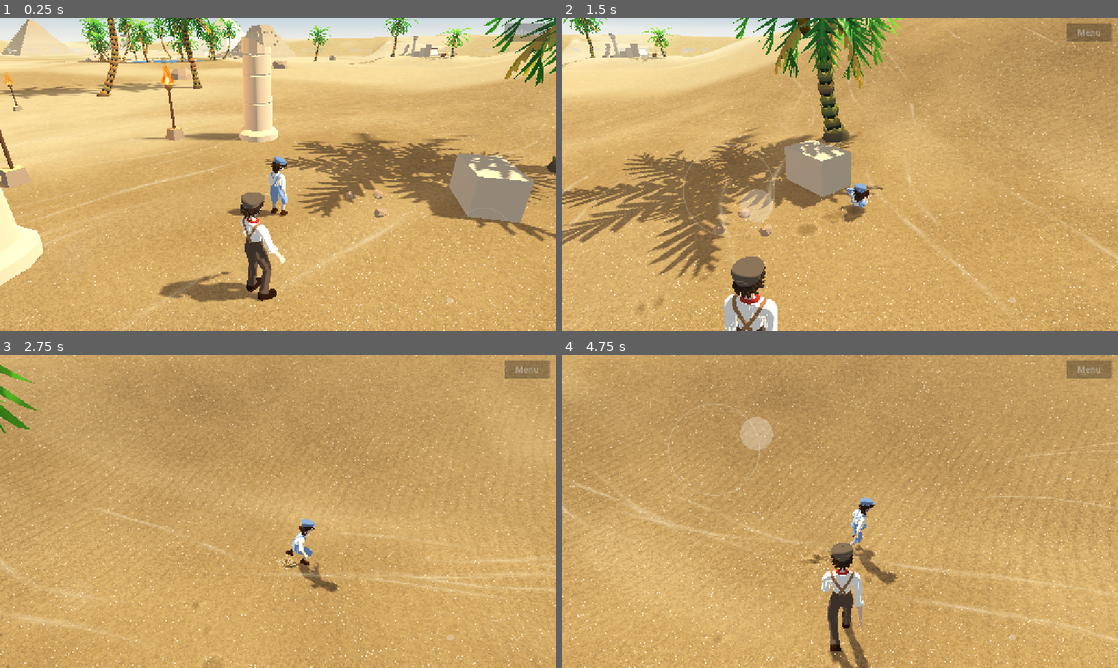
Above: before the commit, frames 1-4 (two rows, left to right).
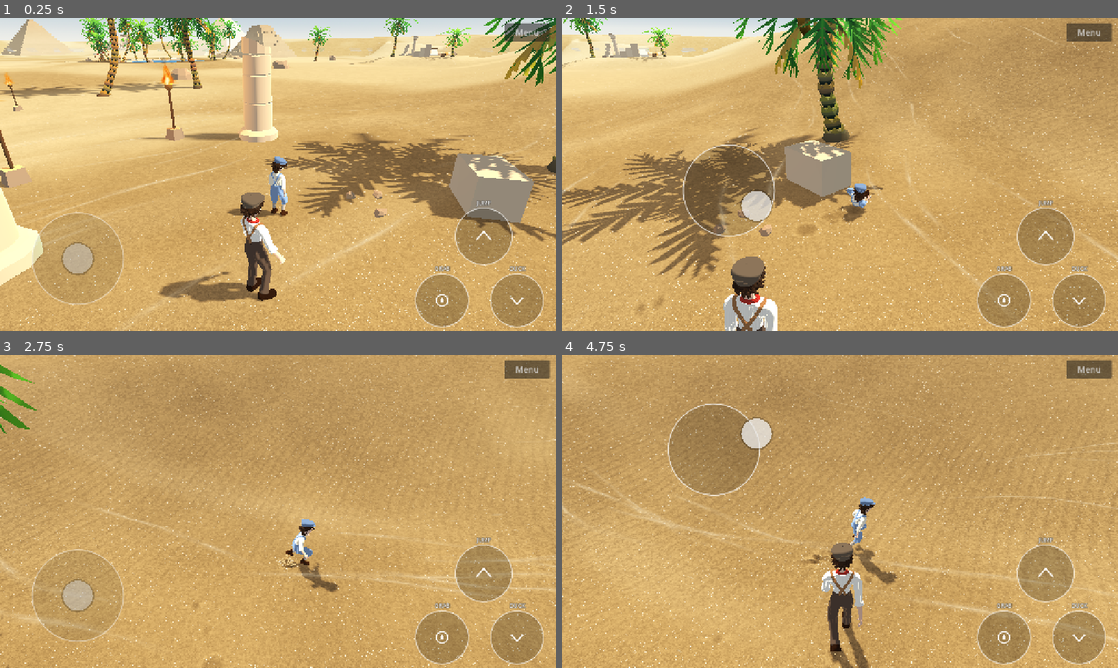
Above: after the commit, the same moments.

Repository: Sclondon/Outside
Game: Godot game, scene res://desert.tscn
The game is run twice, just before and just after one commit, with the same random seed, the same clock (stepped at 60 frames per second) and the same inputs.
Inputs (mouse positions are in pixels of both pictures, inside the frame that each line leads up to):
- Up to frame 1 (0.25 s): no input
- Up to frame 2 (1.5 s): move the mouse to (962, 158) at 0.52 s; hold D (move_right) 0.53-1.25 s; hold E (act) 0.53-1.25 s; click (962, 158) at 0.67 s; tap Space (jump) at 0.77, 1.07 s; tap C (duck) at 0.8 s; drag from (728, 190) to (812, 237) at 1.27 s
- Up to frame 3 (2.75 s): move the mouse to (333, 442) at 2.02 s; hold D (move_right) from 2.03 s (still down); hold Space (jump) from 2.03 s (still down); tap E (act) at 2.3 s
- Up to frame 4 (4.75 s): release D (move_right) at 2.75 s; release Space (jump) at 2.75 s; drag from (812, 574) to (673, 464) at 2.77 s; move the mouse to (1006, 558) at 3.52 s; hold A (move_left) 3.53-4.25 s; hold C (duck) 3.53-4.25 s; tap Space (jump) at 3.77, 3.8, 4.07 s; drag from (673, 464) to (756, 433) at 4.27 s

The runs differ from the first frame. In frame 1, 5.3% of the frame differs, in the area x 5-99%, y 1-99%; in frame 2, 6.3%; in frame 3, 5.4%; in frame 4, 8.8%, in the area x 19-99%, y 1-99%.

Commit message:
Touch controls that can be seen on sand, and say what they are; web build of everything so far
On bright sand the stick and buttons, drawn as faint white lines, could not be
seen at all. They are now drawn on a dark ground with a clear line, larger,
marked JUMP, DUCK and GRAB, and always shown in a browser.

Web build: hair and faces, camels, pyramids and the mirage, plants, sand, the
jump and the roll.

Co-Authored-By: Claude Opus 5.5 <noreply@anthropic.com>
Claude-Session: https://claude.ai/code/session_01Wpcj1fnjKX742t8S5R6KU5

Diff:
--- a/scripts/menu.gd
+++ b/scripts/menu.gd
@@ -38,7 +38,7 @@
 	set_anchors_and_offsets_preset(Control.PRESET_FULL_RECT)
 
 	var open := _button("Menu", func() -> void: _set_open(not _panel.visible))
-	open.modulate.a = 0.55
+	open.modulate.a = 0.9
 	open.anchor_left = 1.0
 	open.anchor_right = 1.0
 	open.offset_left = -118.0
--- a/scripts/touch_controls.gd
+++ b/scripts/touch_controls.gd
@@ -46,8 +46,9 @@
 
 func _ready() -> void:
 	mouse_filter = Control.MOUSE_FILTER_IGNORE
-	# Only advertise the controls on devices that can actually use them.
-	_hint_alpha = 1.0 if DisplayServer.is_touchscreen_available() else 0.0
+	# Shown on anything with a touch screen, and on the web always: a phone's browser
+	# does not always own up to having one. (Elsewhere they appear at the first touch.)
+	_hint_alpha = 1.0 if DisplayServer.is_touchscreen_available() or OS.has_feature("web") else 0.0
 
 
 func _input(event: InputEvent) -> void:
@@ -71,7 +72,7 @@
 
 
 func _button_radius() -> float:
-	return stick_radius * 0.5
+	return stick_radius * 0.58
 
 
 ## Duck sits under the thumb's resting place, act beside it.
@@ -80,7 +81,7 @@
 
 
 func _act_centre() -> Vector2:
-	return Vector2(size.x * 0.81, size.y - size.x * 0.055)
+	return Vector2(size.x * 0.795, size.y - size.x * 0.055)
 
 
 func _press(index: int, pos: Vector2) -> void:
@@ -155,27 +156,38 @@
 func _draw() -> void:
 	if _hint_alpha <= 0.0:
 		return
+	# Everything is drawn twice over: a dark ground and a pale line on it, so
+	# that it shows on bright sand as well as in the dark.
 	var rest := Vector2(size.x * 0.14, size.y - size.x * 0.13)
 	var origin := _stick_origin if _stick_index != -1 else rest
 	var knob := _stick_knob if _stick_index != -1 else rest
-	var ring := Color(tint, lerpf(0.07, 0.22, _stick_alpha))
-	draw_arc(origin, stick_radius, 0.0, TAU, 48, ring, 2.0, true)
-	draw_circle(knob, stick_radius * 0.36, Color(tint, lerpf(0.05, 0.28, _stick_alpha)))
+	draw_circle(origin, stick_radius, Color(0.0, 0.0, 0.0, lerpf(0.1, 0.16, _stick_alpha)))
+	draw_arc(origin, stick_radius, 0.0, TAU, 48, Color(tint, lerpf(0.45, 0.7, _stick_alpha)), 2.5, true)
+	draw_circle(knob, stick_radius * 0.36, Color(0.0, 0.0, 0.0, 0.22))
+	draw_circle(knob, stick_radius * 0.33, Color(tint, lerpf(0.4, 0.7, _stick_alpha)))
 
 	var jump_centre := Vector2(size.x * 0.87, size.y - size.x * 0.17)
 	_draw_button(jump_centre, stick_radius * 0.62, _jump_alpha)
 	_draw_button(_duck_centre(), _button_radius(), _duck_alpha)
 	_draw_button(_act_centre(), _button_radius(), _act_alpha)
-	# Duck: a chevron pointing down. Act: an open hand, drawn as a dot.
+	var mark := Color(tint, 0.9)
+	# Jump: a chevron pointing up. Duck: one pointing down. Act: a hand, drawn as a ring and a dot.
+	draw_polyline([jump_centre + Vector2(-17.0, 8.0), jump_centre + Vector2(0.0, -11.0), jump_centre + Vector2(17.0, 8.0)], mark, 3.5, true)
 	var duck := _duck_centre()
-	var mark := Color(tint, 0.3)
-	draw_polyline([duck + Vector2(-12.0, -6.0), duck + Vector2(0.0, 7.0), duck + Vector2(12.0, -6.0)], mark, 2.0, true)
-	draw_circle(_act_centre(), 7.0, mark)
+	draw_polyline([duck + Vector2(-13.0, -6.0), duck + Vector2(0.0, 8.0), duck + Vector2(13.0, -6.0)], mark, 3.5, true)
+	draw_arc(_act_centre(), 13.0, 0.0, TAU, 24, mark, 3.0, true)
+	draw_circle(_act_centre(), 5.0, mark)
+	var font := get_theme_default_font()
+	for label: Array in [[jump_centre, stick_radius * 0.62, "JUMP"], [duck, _button_radius(), "DUCK"], [_act_centre(), _button_radius(), "GRAB"]]:
+		var wide := font.get_string_size(label[2], HORIZONTAL_ALIGNMENT_LEFT, -1.0, 13).x
+		draw_string_outline(font, (label[0] as Vector2) + Vector2(-wide * 0.5, -float(label[1]) - 7.0), label[2], HORIZONTAL_ALIGNMENT_LEFT, -1.0, 13, 4, Color(0.0, 0.0, 0.0, 0.6))
+		draw_string(font, (label[0] as Vector2) + Vector2(-wide * 0.5, -float(label[1]) - 7.0), label[2], HORIZONTAL_ALIGNMENT_LEFT, -1.0, 13, Color(tint, 0.9))
 
 
 func _draw_button(centre: Vector2, radius: float, pressed: float) -> void:
-	draw_arc(centre, radius, 0.0, TAU, 40, Color(tint, lerpf(0.09, 0.3, pressed)), 2.0, true)
-	draw_circle(centre, radius * lerpf(0.0, 0.8, pressed), Color(tint, 0.16 * pressed))
+	draw_circle(centre, radius, Color(0.0, 0.0, 0.0, lerpf(0.22, 0.1, pressed)))
+	draw_circle(centre, radius * lerpf(0.0, 0.92, pressed), Color(tint, 0.45 * pressed))
+	draw_arc(centre, radius, 0.0, TAU, 40, Color(tint, lerpf(0.6, 0.95, pressed)), 2.5, true)
 
 
 ## How far the look-drag has moved since this was last asked, in pixels.
Not shown, changed: build/index.html
Not shown, changed: build/index.pck
